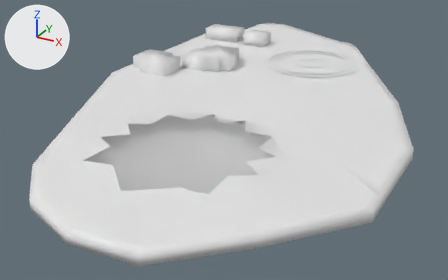
What one commit did to the FBX model vongott/Assets/Mesh/Levels/awesome_island/awesome_island_base.fbx.
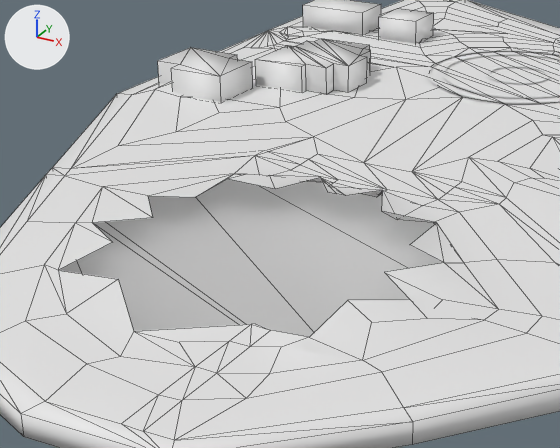
Each version is shown whole from a 50 mm lens placed at (3.16, -6.24, 2.47), pointed at (-0.11, -0.3, -0.5), then close up on the part from 12% to 75% of the width and 9% to 89% of the height. Lighting does not change. The marker at upper left points along +X, +Y and +Z. The close-ups show mesh edges as thin lines. Where no turn or scale is listed for an object, it has been applied to the vertices.

Objects in the first close-up: 'awesome_island_base', 'building_01', 'building_02', 'building_03', 'building_04', 'circles'.
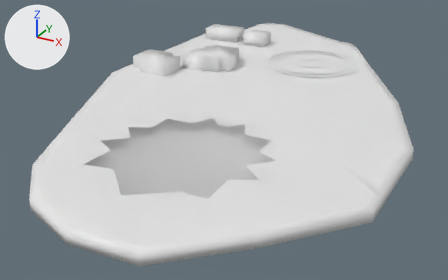
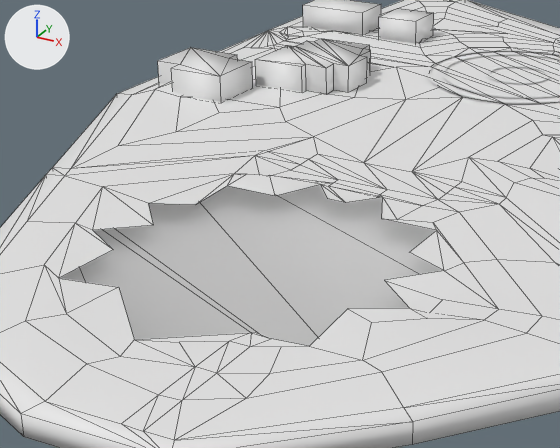
The change, as a list of edits to the scene's bpy script:
```text
Change me_awesome_island_base:
    used by ob_awesome_island_base; location = (0.0, 0.0, -0.009); rotation_euler = (0.0, 0.0, -0.585), in degrees (0, 0, -34); scale = (-1.29, -1.29, -1.29)
    remove me_awesome_island_base.from_pydata(...)  # 281 vertices, 387 faces; spans x -2.21..2.35, y -2.0..2.16, z -0.05..0.07
    add me_awesome_island_base.from_pydata(...)  # 280 vertices, 386 faces; spans x -2.21..2.35, y -2.0..2.16, z -0.05..0.07
    me_awesome_island_base part 1
    3 vertices are removed from x -0.59..-0.4, y 0.51..0.56, z -0.04
    6 faces are deleted
    23 vertices in x -1.61..-0.23, y 0.33..1.72, z -0.04..-0.01 move by (0.0, 0.0, 0.03)
    2 vertices are added at (-0.4, 0.51, -0.01), (-0.55, 0.56, -0.01)
    5 new faces join them
```

Boxes [x1, y1, x2, y2] around the edits, measured in the close-ups (560 x 448 px; the box of a moved part takes in the faces that stretch with it):
part 1 of me_awesome_island_base, moved or reshaped: [45, 174, 498, 374] in both
